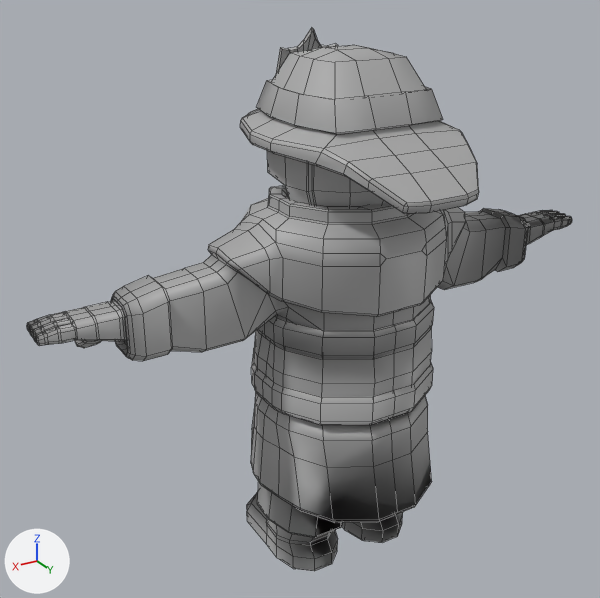
One commit to the FBX model Water Dept/Assets/Artwork/Animations/Player/Character_Idle_Stun.fbx: the scene before it, then after it.
Before and after are seen from a 50 mm camera at (0.1444, 0.213, 0.2093) aimed at (0.0142, -0.0039, 0.1009). The axes (+X, +Y, +Z) are drawn at lower left. The lights are the same throughout. The first picture is the older version. Mesh edges are drawn as thin lines. Where no turn or scale is listed for an object, it has been applied to the vertices. Vertices at exactly the same position are counted once.

Script lines for the objects in view, before the commit:
```python
me_mesh = bpy.data.meshes.new('Mesh')
me_mesh.from_pydata(...)  # 431 vertices, 411 faces; spans x -0.0302..0.0302, y -0.0363..0.0501, z 0.1283..0.1846
me_mesh.materials.append(mat_standardsurface1)  # grey #aaaaaa
me_mesh_001 = bpy.data.meshes.new('Mesh.001')
me_mesh_001.from_pydata(...)  # 1734 vertices, 1789 faces; spans x -0.102..0.102, y -0.032..0.035, z -0.042..0.095
me_mesh_001.materials.append(mat_standardsurface1)  # grey #aaaaaa
me_mesh_003 = bpy.data.meshes.new('Mesh.003')
me_mesh_003.from_pydata(...)  # 76 vertices, 57 faces; spans x -0.0297..0.0297, y -0.0296..0.0297, z 0.0485..0.0582
me_mesh_003.materials.append(mat_standardsurface1)  # grey #aaaaaa
ob_head = bpy.data.objects.new('head', me_mesh)
ob_head.location = (0.0, 0.0, 0.0)
ob_polysurface11 = bpy.data.objects.new('polySurface11', me_mesh_001)
ob_polysurface11.location = (0.0, 0.0, 0.0421)
ob_polysurface19 = bpy.data.objects.new('polySurface19', me_mesh_003)
ob_polysurface19.location = (0.0, 0.0, 0.0429)
# also in view: 'polySurface9' at (0.0, 0.0001, 0.0737)
```
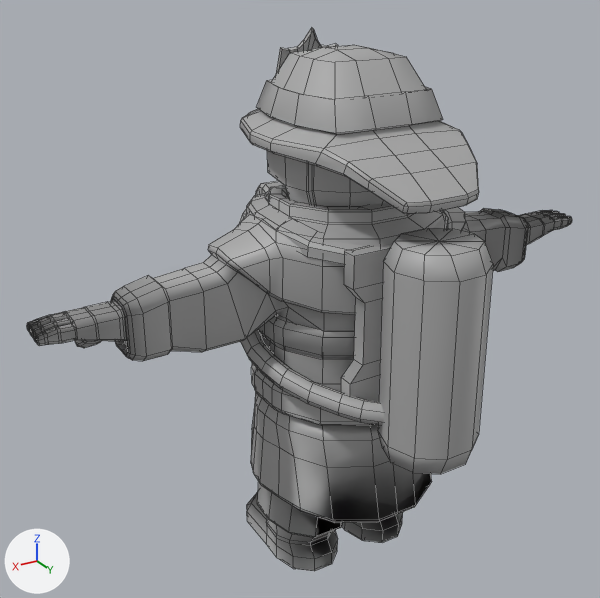
Pixel boxes (x1, y1, x2, y2) of what changed, in the pictures (600 x 598 px):
'Oxy_Tank_tube', added: after (239, 181, 493, 474)
'polySurface9', unchanged, covered by the edit: before (251, 349, 433, 425); after (251, 363, 372, 425)

What changed in the scene script:
```text
Change me_mesh_001:
    where me_mesh_001.from_pydata(...)  # 1734 vertices, 1789 faces; spans x -0.102..0.102, y -0.032..0.035, z -0.042..0.095
    used by ob_polysurface11; location = (0.0, 0.0, 0.0421)
    me_mesh_001 part 1: its shading normals changed
Add me_mesh_004:
    me_mesh_004.from_pydata(...)  # 332 vertices, 314 faces; spans x -0.0348..0.0319, y -0.0526..0.052, z -0.0367..0.0317
    me_mesh_004.materials.append(mat_standardsurface1)  # grey #aaaaaa
Add ob_oxy_tank_tube:
    ob_oxy_tank_tube = bpy.data.objects.new('Oxy_Tank_tube', me_mesh_004)
    ob_oxy_tank_tube.location = (0.0047, 0.0099, 0.1031)
```
